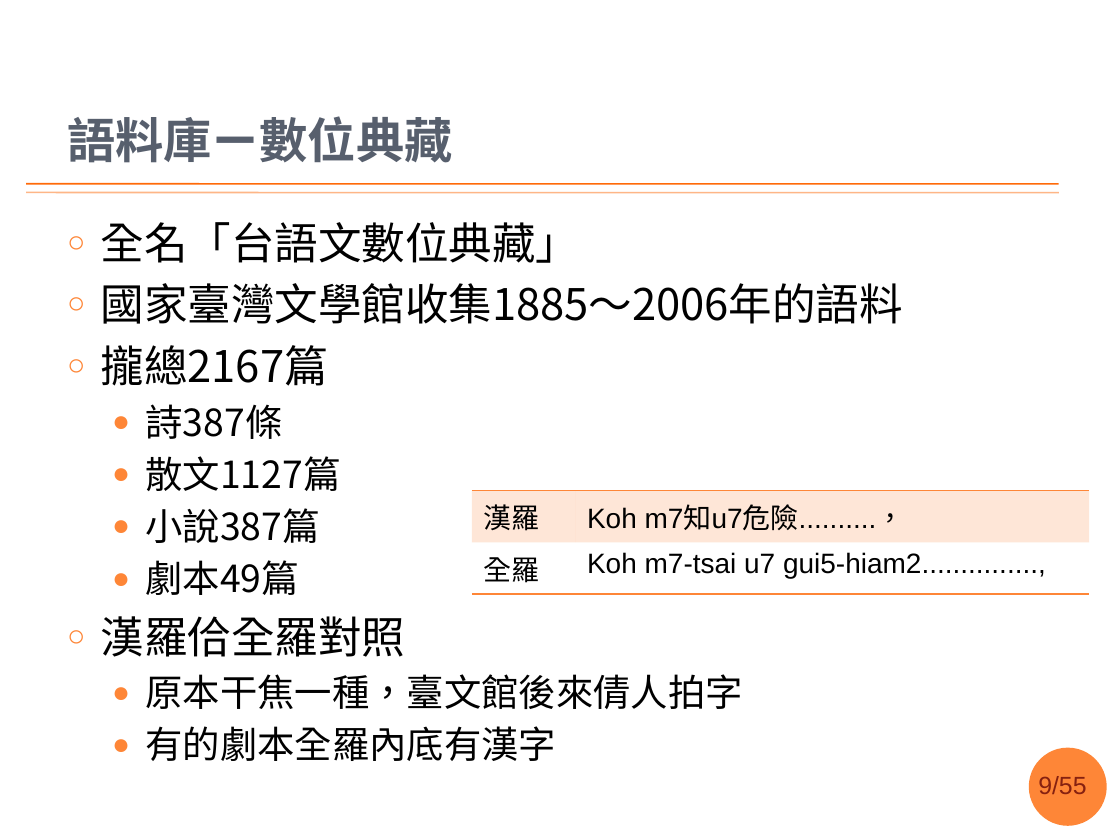
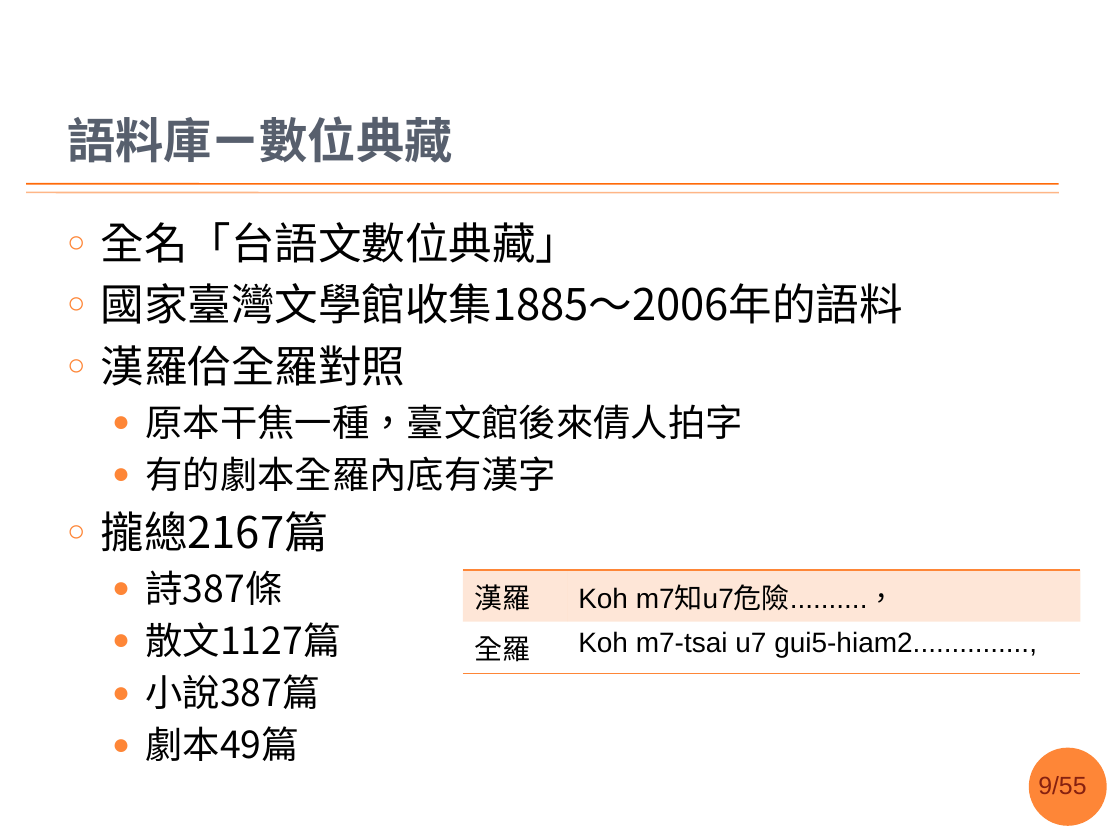
Before and after one commit to sih4sing5hong5/po3-ko3_tau5-iann2-phinn3, a slide deck: slide 9 of 翻譯報告.pptx. Drawn at 1120x840 pixels with LibreOffice and Linux fonts; fonts in the diff are those of the drawing; background and template pictures are left out. Boxes give left, top, right and bottom in pixels: in the first picture for what was removed or moved away, otherwise in the second. Text is boxed around its words. In the diff, an @@ line names an element or a change of style, - is before the commit and + after.

```diff
--- a/翻譯報告.pptx
+++ b/翻譯報告.pptx
@@ text at (x1=101, y1=345, x2=743, y2=491): paragraphs added @@
+○ 漢羅佮全羅對照
+  ● 原本干焦一種，臺文館後來倩人拍字
+  ● 有的劇本全羅內底有漢字
@@ table moved from (x1=472, y1=491, x2=1089, y2=587) to (x1=463, y1=570, x2=1080, y2=666) @@
@@ text at (x1=101, y1=616, x2=743, y2=761): paragraphs removed @@
-○ 漢羅佮全羅對照
-  ● 原本干焦一種，臺文館後來倩人拍字
-  ● 有的劇本全羅內底有漢字
```
Also in this commit, not shown: 11 other slides changed, 3 slides added, 1 slide removed.
